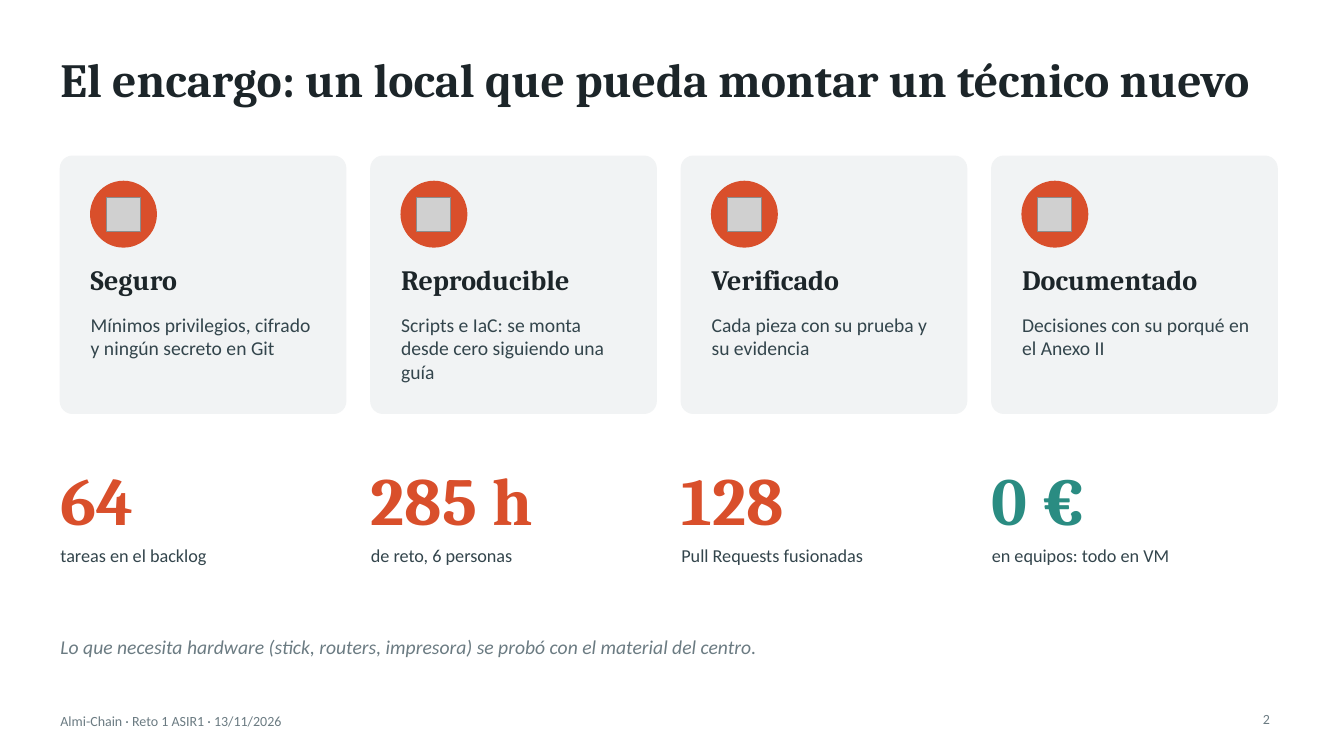
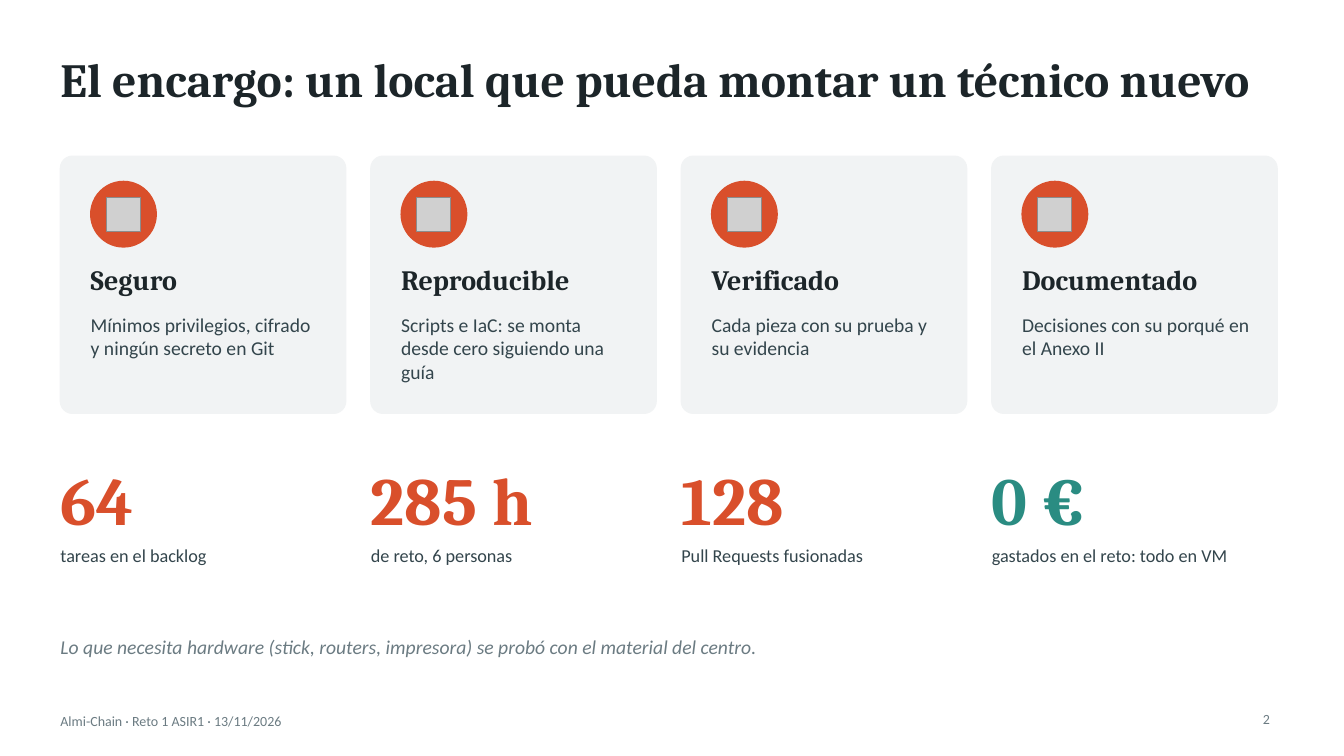
Before and after one commit to zHGx-alt/Reto-Asir, a slide deck: slide 2 of docs/Grupo3-Almi-Chain-presentacion.pptx. Drawn at 1344x756 pixels with LibreOffice and Linux fonts; fonts in the diff are those of the drawing; grey boxes stand for pictures. Boxes give left, top, right and bottom in pixels: in the first picture for what was removed or moved away, otherwise in the second. Text is boxed around its words. In the diff, an @@ line names an element or a change of style, - is before the commit and + after.

```diff
--- a/docs/Grupo3-Almi-Chain-presentacion.pptx
+++ b/docs/Grupo3-Almi-Chain-presentacion.pptx
@@ text at [992,549,1227,565]: text changed @@
-en equipos: todo en VM
+gastados en el reto: todo en VM
```
Also in this commit, not shown: 1 other slide changed, 1 other file.
